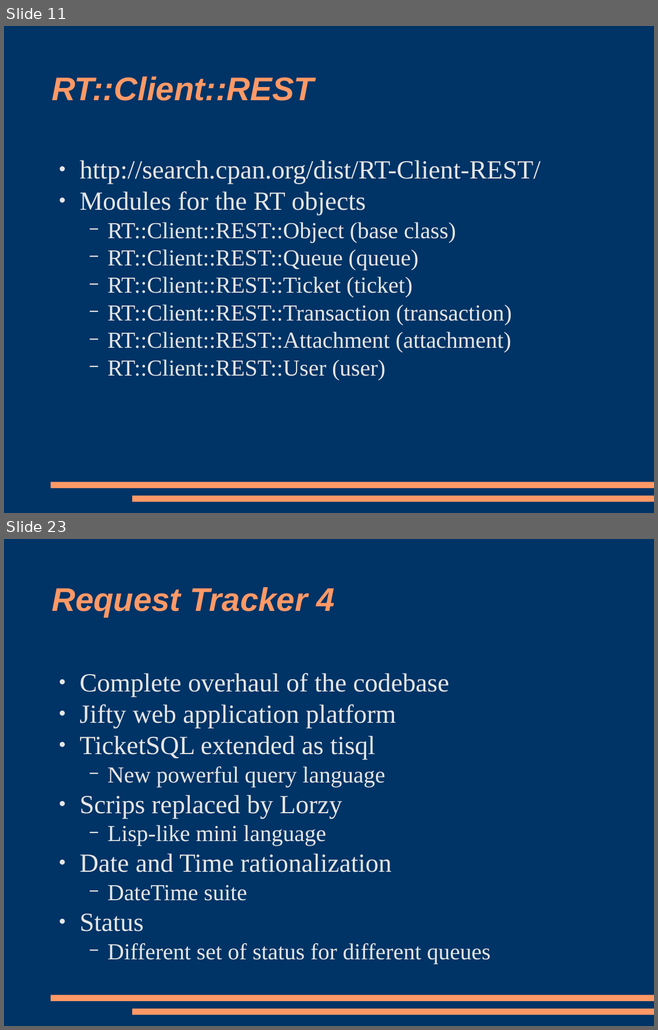
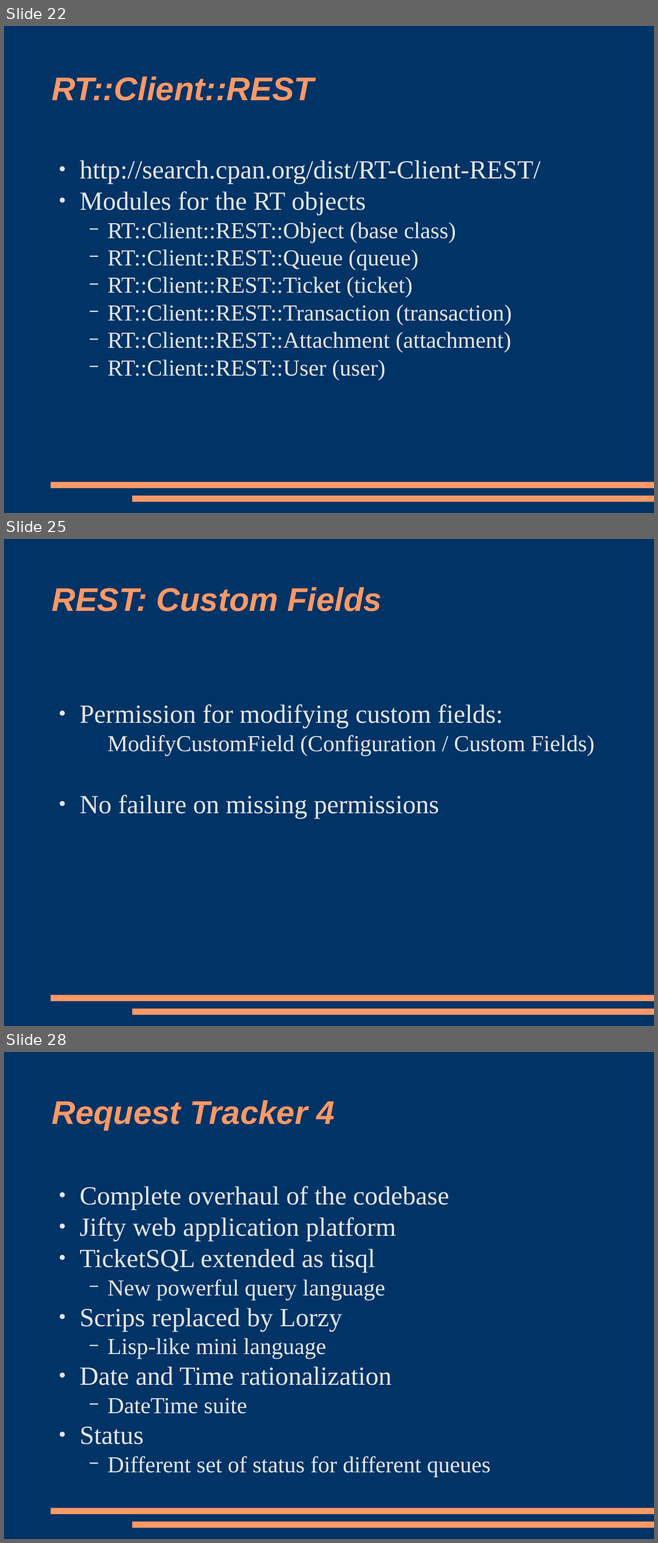
Before and after one commit to racke/Presentations, a slide deck: yapc2009/rt38.odp. Shown one above the other, each under a label of ours: slides 11 and 23 before the commit, slides 22, 25 and 28 after it; the slides between them are not shown. The pictures are 658x1030 and 658x1543 pixels, drawn with LibreOffice and Linux fonts; fonts in the diff are those of the drawing. Boxes give left, top, right and bottom in pixels: in the first picture for what was removed or moved away, otherwise in the second. Text is boxed around its words. In the diff, an @@ line names an element or a change of style, - is before the commit and + after.

```diff
--- a/yapc2009/rt38.odp
+++ b/yapc2009/rt38.odp
@@ slide 25 added at [4,539,654,1026], background #003366; not listed: 2 template elements that a slide beside it also shows @@
@@ title added at [52,587,382,611], 40 pt, text #FF9966, bold, italic @@
+REST: Custom Fields
@@ text added at [79,704,594,819], 32 pt, text #E6E6E6 @@
+● Permission for modifying custom fields:
+  ModifyCustomField (Configuration / Custom Fields)
+● No failure on missing permissions
@@ what was slide 11 is now slide 22 @@
@@ what was slide 23 is now slide 28 @@
```
Also in this commit, not shown: 7 slides changed, 4 other slides added.
